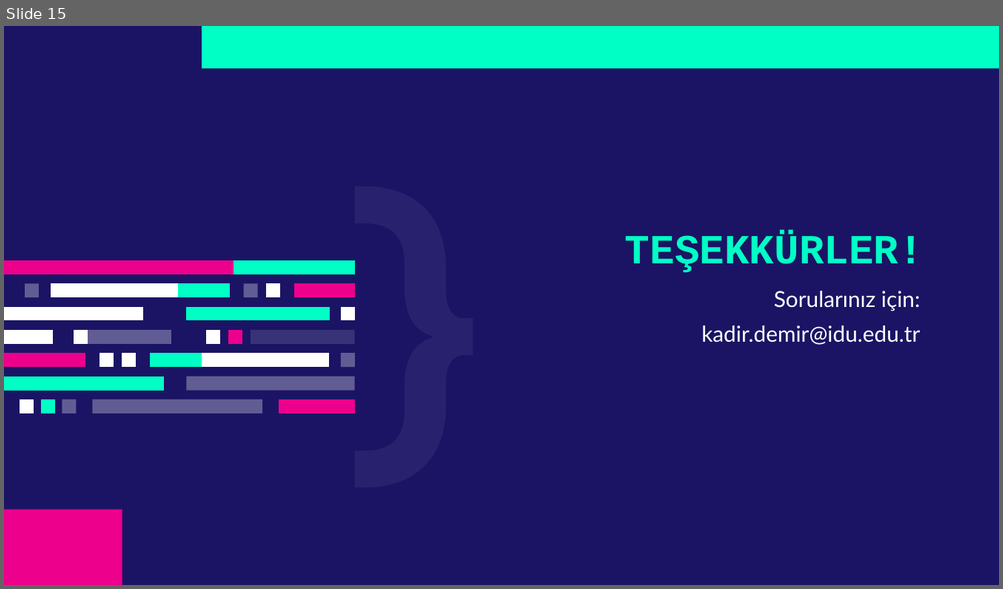
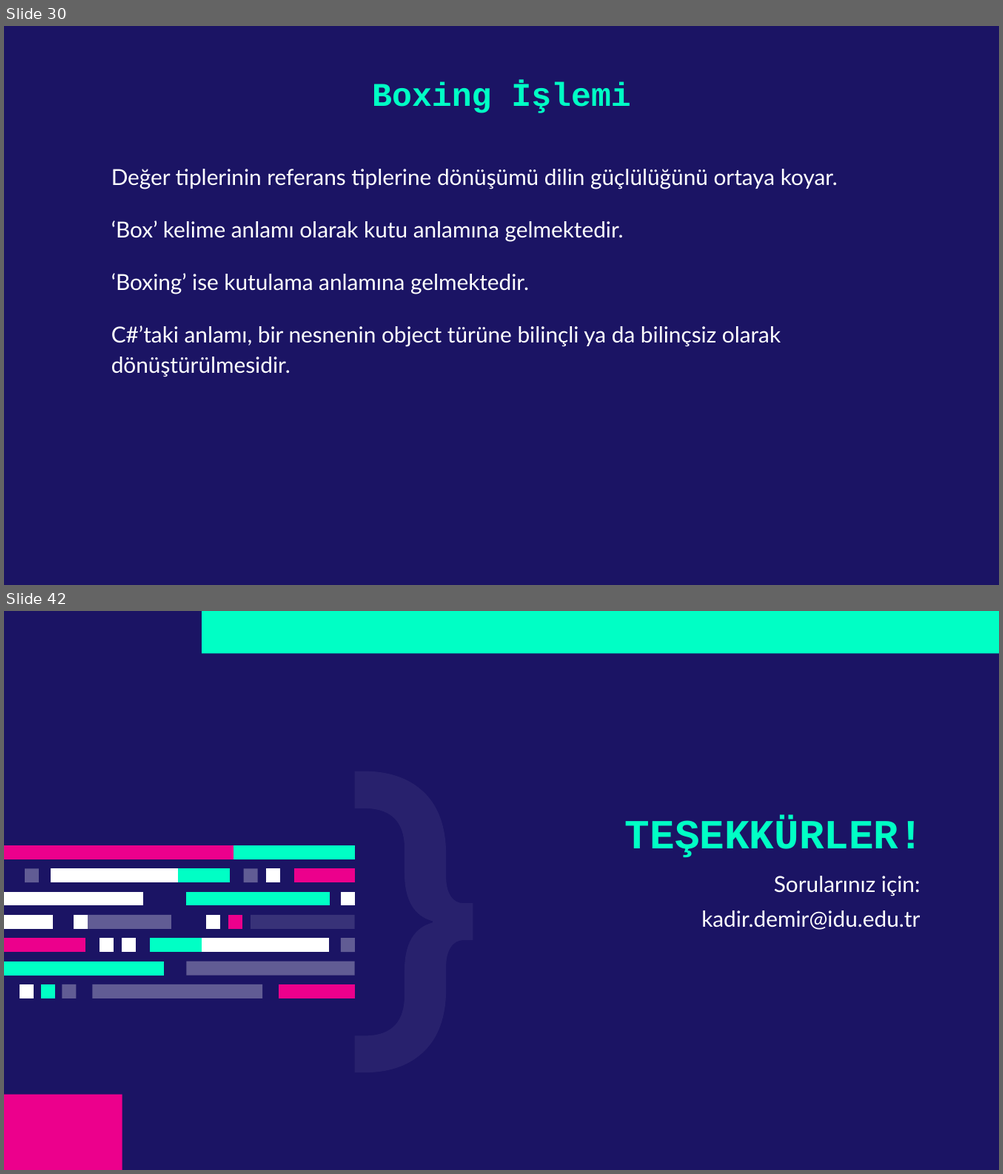
Before and after one commit to kadirdemir/C-Sharp-2022, a slide deck: Tür Dönüşümü.pptx. Shown one above the other, each under a label of ours: slide 15 before the commit, slides 30 and 42 after it; the slides between them are not shown. The pictures are 1003x589 and 1003x1174 pixels, drawn with LibreOffice and Linux fonts; fonts in the diff are those of the drawing. Boxes give left, top, right and bottom in pixels: in the first picture for what was removed or moved away, otherwise in the second. Text is boxed around its words. In the diff, an @@ line names an element or a change of style, - is before the commit and + after.

Commit message:
Tür Dönüşümü sunumu güncellendi

```diff
--- a/Tür Dönüşümü.pptx
+++ b/Tür Dönüşümü.pptx
@@ slide 30 added at <box>4,26,999,585</box>, background #1B1464 @@
@@ title added at <box>372,82,630,113</box>, 24 pt, text #00FFC5, bold @@
+Boxing İşlemi
@@ text added at <box>111,169,837,378</box>, 16 pt, text #FFFFFF @@
+Değer tiplerinin referans tiplerine dönüşümü dilin güçlülüğünü ortaya koyar.
+‘Box’ kelime anlamı olarak kutu anlamına gelmektedir.
+‘Boxing’ ise kutulama anlamına gelmektedir.
+C#’taki anlamı, bir nesnenin object türüne bilinçli ya da bilinçsiz olarak dönüştürülmesidir.
@@ what was slide 15 is now slide 42 @@
```
Also in this commit, not shown: 4 slides changed, 26 other slides added.
